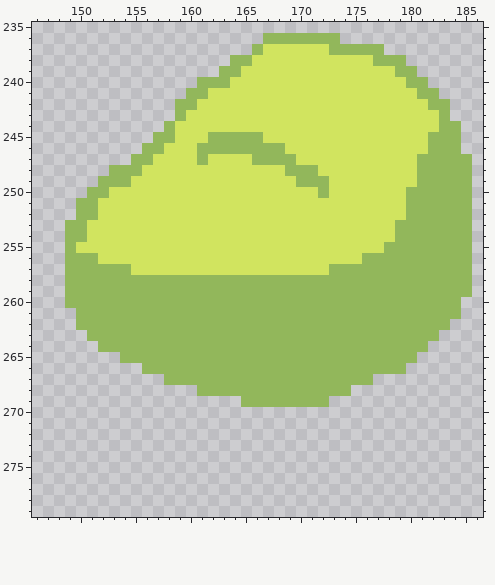
Pixel-art file: src/_assets/tilesets.aseprite. The first picture shows the starting point.
296x296 pixels, 1 frame. Colours within 5 levels of each other are drawn and written as one. Shown: x 146..186, y 235..279. The commit also changed other parts of the picture, which this record leaves out.
The same view after the edit:
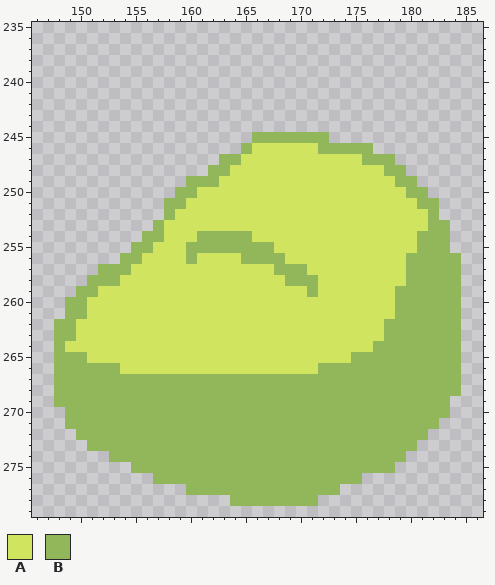
Palette (. is transparent): A #d1e45f  B #92b75b
Difference:
--- layers "walls #2", "walls"
@@ x 146..186 @@
 235 .........................................
-236 .....................BBBBBBB.............
-237 ....................BAAAAAABBBBB.........
-238 ..................BBAAAAAAAAAAABBB.......
-239 .................BBAAAAAAAAAAAAAABB......
-240 ...............BBBAAAAAAAAAAAAAAAABB.....
-241 ..............BBAAAAAAAAAAAAAAAAAAABB....
-242 .............BBAAAAAAAAAAAAAAAAAAAAABB...
-243 .............BAAAAAAAAAAAAAAAAAAAAAAAB...
-244 ............BAAAAAAAAAAAAAAAAAAAAAAAABB..
-245 ...........BBAAABBBBBAAAAAAAAAAAAAAABBB..
-246 ..........BBAAABBBBBBBBAAAAAAAAAAAAABBB..
-247 .........BBAAAABAAAABBBBAAAAAAAAAAABBBBB.
-248 .......BBBAAAAAAAAAAAAABBBAAAAAAAAABBBBB.
-249 ......BBBAAAAAAAAAAAAAAABBBAAAAAAAABBBBB.
-250 .....BBAAAAAAAAAAAAAAAAAAABAAAAAAABBBBBB.
-251 ....BBAAAAAAAAAAAAAAAAAAAAAAAAAAAABBBBBB.
-252 ....BBAAAAAAAAAAAAAAAAAAAAAAAAAAAABBBBBB.
-253 ...BBAAAAAAAAAAAAAAAAAAAAAAAAAAAABBBBBBB.
-254 ...BBAAAAAAAAAAAAAAAAAAAAAAAAAAAABBBBBBB.
-255 ...BAAAAAAAAAAAAAAAAAAAAAAAAAAAABBBBBBBB.
-256 ...BBBAAAAAAAAAAAAAAAAAAAAAAAABBBBBBBBBB.
-257 ...BBBBBBAAAAAAAAAAAAAAAAAABBBBBBBBBBBBB.
-258 ...BBBBBBBBBBBBBBBBBBBBBBBBBBBBBBBBBBBBB.
-259 ...BBBBBBBBBBBBBBBBBBBBBBBBBBBBBBBBBBBBB.
-260 ...BBBBBBBBBBBBBBBBBBBBBBBBBBBBBBBBBBBB..
-261 ....BBBBBBBBBBBBBBBBBBBBBBBBBBBBBBBBBBB..
-262 ....BBBBBBBBBBBBBBBBBBBBBBBBBBBBBBBBBB...
-263 .....BBBBBBBBBBBBBBBBBBBBBBBBBBBBBBBB....
-264 ......BBBBBBBBBBBBBBBBBBBBBBBBBBBBBB.....
-265 ........BBBBBBBBBBBBBBBBBBBBBBBBBBB......
-266 ..........BBBBBBBBBBBBBBBBBBBBBBBB.......
-267 ............BBBBBBBBBBBBBBBBBBB..........
-268 ...............BBBBBBBBBBBBBB............
-269 ...................BBBBBBBB..............
-270 .........................................
-271 .........................................
-272 .........................................
-273 .........................................
-274 .........................................
-275 .........................................
-276 .........................................
-277 .........................................
-278 .........................................
+236 .........................................
+237 .........................................
+238 .........................................
+239 .........................................
+240 .........................................
+241 .........................................
+242 .........................................
+243 .........................................
+244 .........................................
+245 ....................BBBBBBB..............
+246 ...................BAAAAAABBBBB..........
+247 .................BBAAAAAAAAAAABBB........
+248 ................BBAAAAAAAAAAAAAABB.......
+249 ..............BBBAAAAAAAAAAAAAAAABB......
+250 .............BBAAAAAAAAAAAAAAAAAAABB.....
+251 ............BBAAAAAAAAAAAAAAAAAAAAABB....
+252 ............BAAAAAAAAAAAAAAAAAAAAAAAB....
+253 ...........BAAAAAAAAAAAAAAAAAAAAAAAABB...
+254 ..........BBAAABBBBBAAAAAAAAAAAAAAABBB...
+255 .........BBAAABBBBBBBBAAAAAAAAAAAAABBB...
+256 ........BBAAAABAAAABBBBAAAAAAAAAAABBBBB..
+257 ......BBBAAAAAAAAAAAAABBBAAAAAAAAABBBBB..
+258 .....BBBAAAAAAAAAAAAAAABBBAAAAAAAABBBBB..
+259 ....BBAAAAAAAAAAAAAAAAAAABAAAAAAABBBBBB..
+260 ...BBAAAAAAAAAAAAAAAAAAAAAAAAAAAABBBBBB..
+261 ...BBAAAAAAAAAAAAAAAAAAAAAAAAAAAABBBBBB..
+262 ..BBAAAAAAAAAAAAAAAAAAAAAAAAAAAABBBBBBB..
+263 ..BBAAAAAAAAAAAAAAAAAAAAAAAAAAAABBBBBBB..
+264 ..BAAAAAAAAAAAAAAAAAAAAAAAAAAAABBBBBBBB..
+265 ..BBBAAAAAAAAAAAAAAAAAAAAAAAABBBBBBBBBB..
+266 ..BBBBBBAAAAAAAAAAAAAAAAAABBBBBBBBBBBBB..
+267 ..BBBBBBBBBBBBBBBBBBBBBBBBBBBBBBBBBBBBB..
+268 ..BBBBBBBBBBBBBBBBBBBBBBBBBBBBBBBBBBBBB..
+269 ..BBBBBBBBBBBBBBBBBBBBBBBBBBBBBBBBBBBB...
+270 ...BBBBBBBBBBBBBBBBBBBBBBBBBBBBBBBBBBB...
+271 ...BBBBBBBBBBBBBBBBBBBBBBBBBBBBBBBBBB....
+272 ....BBBBBBBBBBBBBBBBBBBBBBBBBBBBBBBB.....
+273 .....BBBBBBBBBBBBBBBBBBBBBBBBBBBBBB......
+274 .......BBBBBBBBBBBBBBBBBBBBBBBBBBB.......
+275 .........BBBBBBBBBBBBBBBBBBBBBBBB........
+276 ...........BBBBBBBBBBBBBBBBBBB...........
+277 ..............BBBBBBBBBBBBBB.............
+278 ..................BBBBBBBB...............
 279 .........................................
